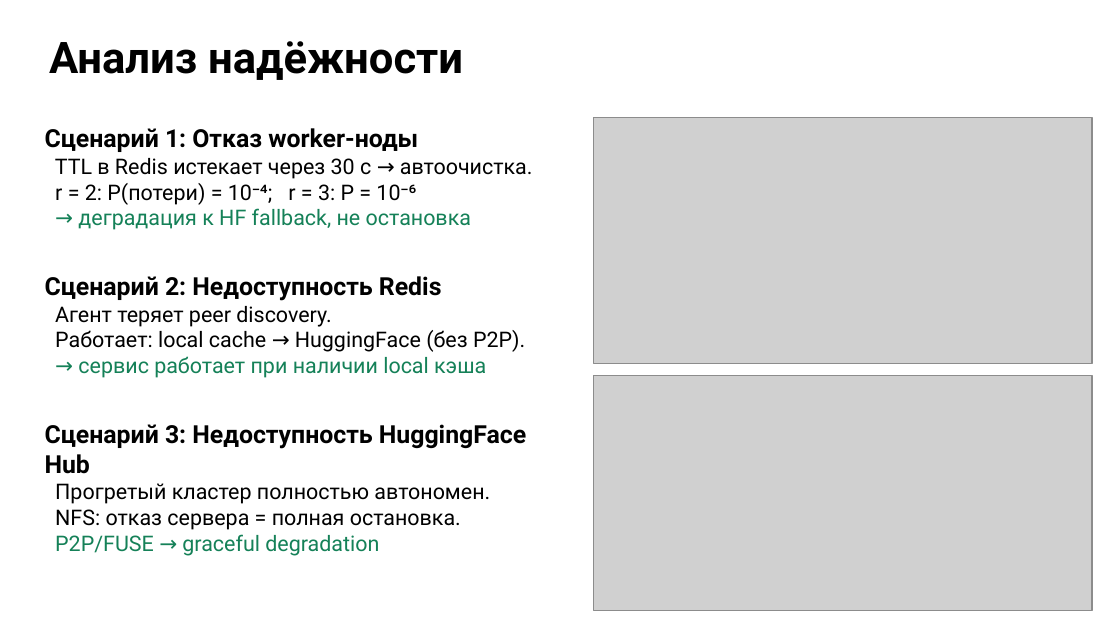
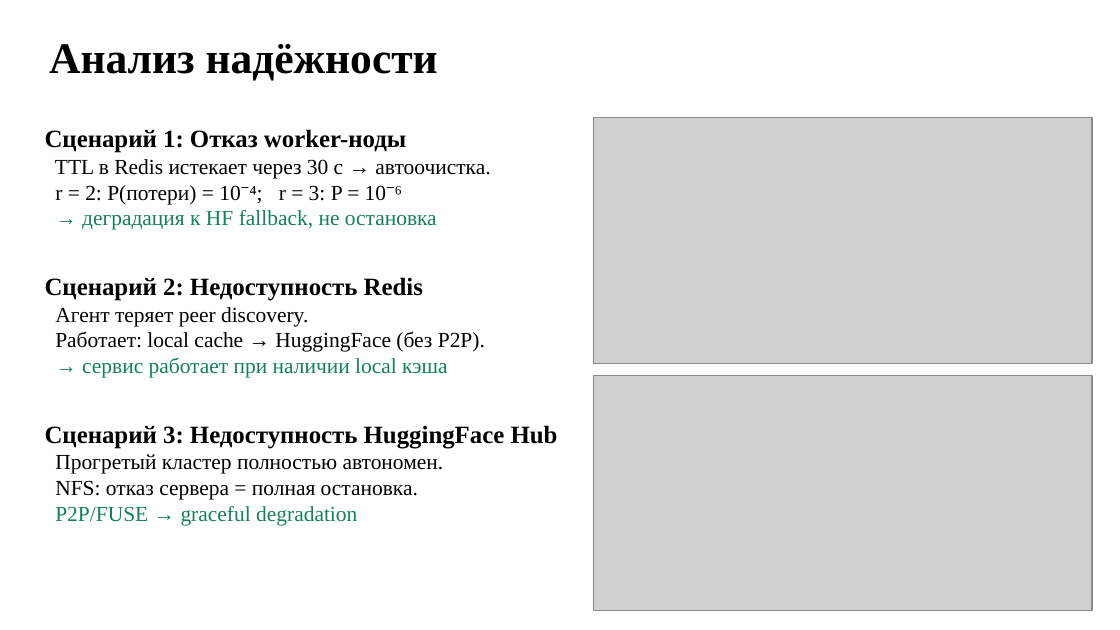
Before and after one commit to tenzm/diploma, a slide deck: slide 10 of pptx/final-pptx-v2.pptx. Drawn at 1120x630 pixels with LibreOffice and Linux fonts; fonts in the diff are those of the drawing; grey boxes stand for pictures. Boxes give left, top, right and bottom in pixels: in the first picture for what was removed or moved away, otherwise in the second. Text is boxed around its words. In the diff, an @@ line names an element or a change of style, - is before the commit and + after.

```diff
--- a/pptx/final-pptx-v2.pptx
+++ b/pptx/final-pptx-v2.pptx
@@ text "Анализ надёжности" at [49,44,438,81]: font Roboto to Times New Roman @@
@@ text "Сценарий 1: Отказ worker-ноды" at [45,129,558,526]: font Roboto to Times New Roman @@
```
Also in this commit, not shown: 11 other slides changed, 40 other files.
